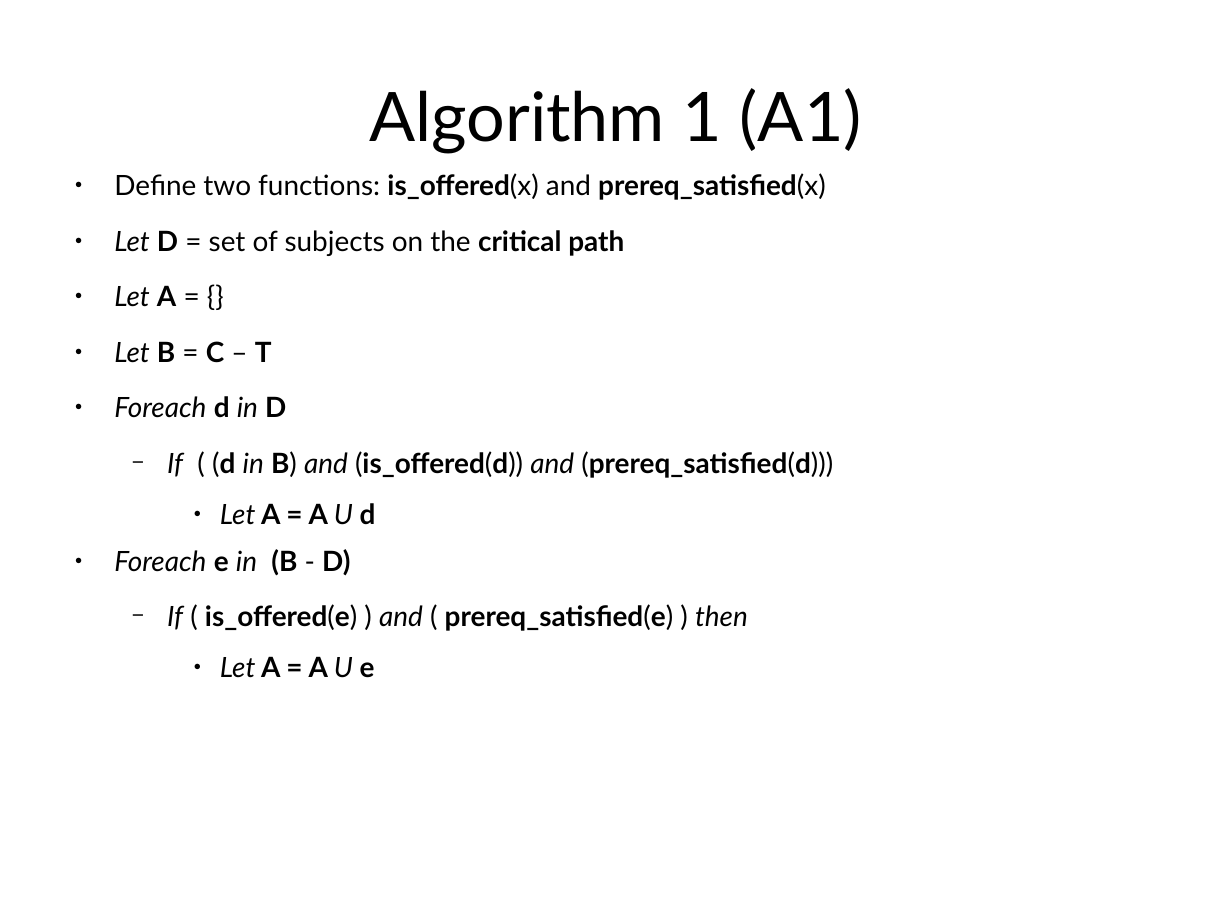
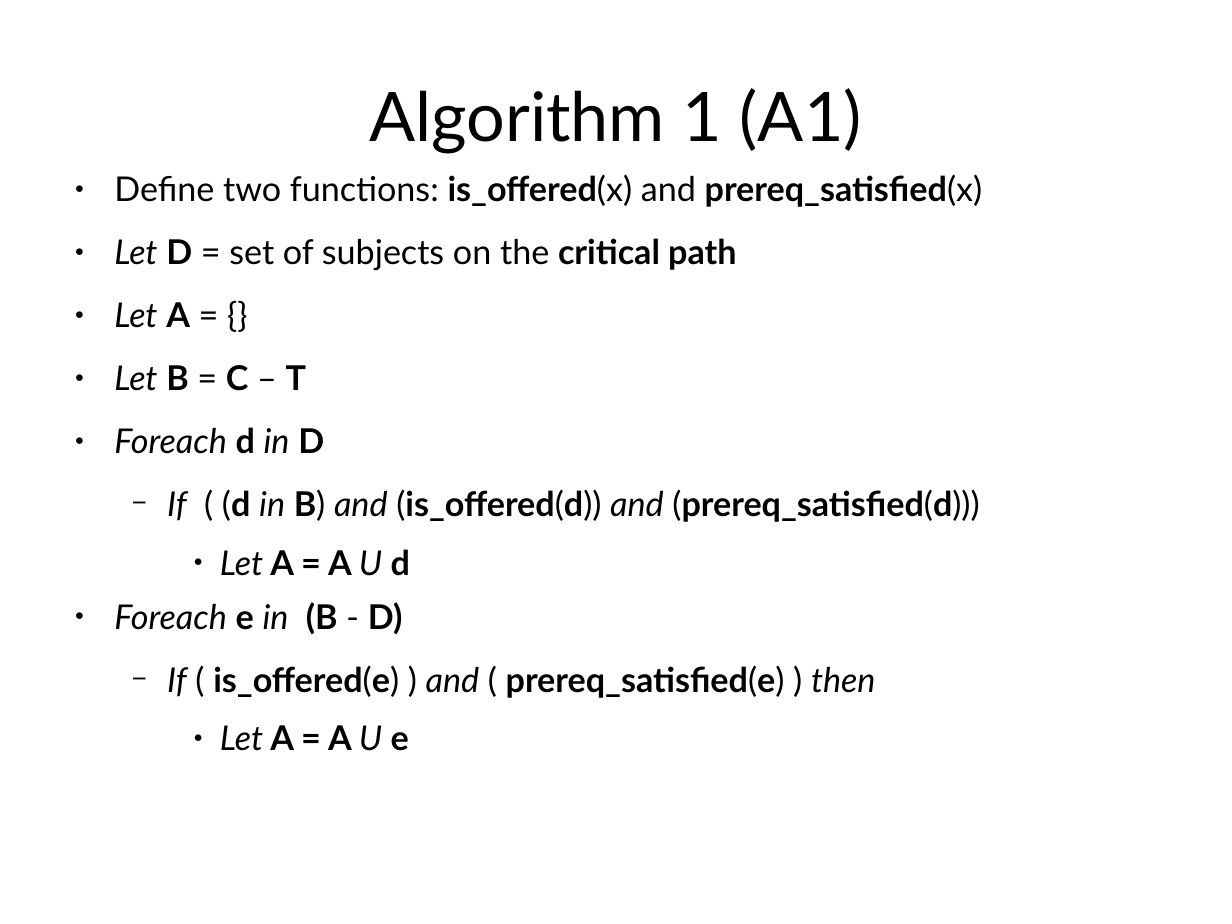
Before and after one commit to jachermocilla/jach-homepage, a slide deck: slide 14 of seminar-2008.odp. Drawn at 1232x924 pixels with LibreOffice and Linux fonts; fonts in the diff are those of the drawing. Boxes give left, top, right and bottom in pixels: in the first picture for what was removed or moved away, otherwise in the second. Text is boxed around its words. In the diff, an @@ line names an element or a change of style, - is before the commit and + after.

```diff
--- a/seminar-2008.odp
+++ b/seminar-2008.odp
@@ text "Define two functions: is_offered(x) and ..." at bbox=[114, 174, 983, 751]: size 18 to 22 pt @@
```
Also in this commit, not shown: 4 other slides changed.
